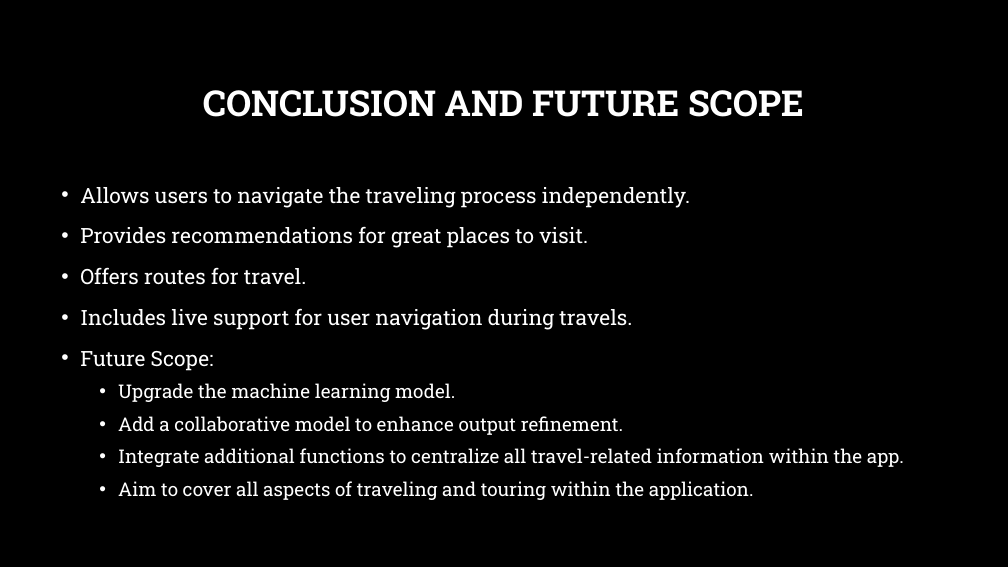
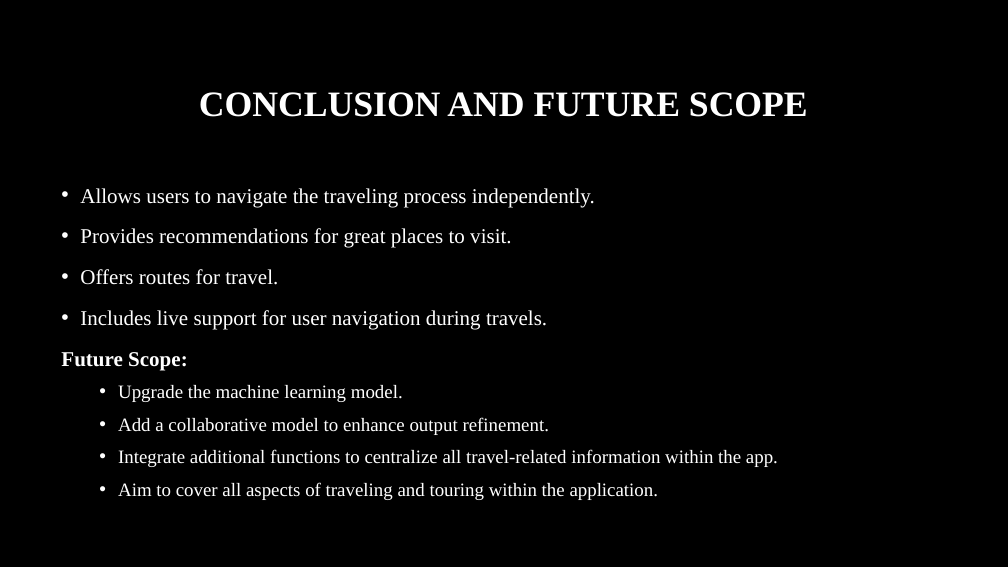
Before and after one commit to Dibya-Bharat/Major_project, a slide deck: slide 15 of Report/Tourism Recommendation Application.pptx. Drawn at 1008x567 pixels with LibreOffice and Linux fonts; fonts in the diff are those of the drawing; background and template pictures are left out. Boxes give left, top, right and bottom in pixels: in the first picture for what was removed or moved away, otherwise in the second. Text is boxed around its words. In the diff, an @@ line names an element or a change of style, - is before the commit and + after.

```diff
--- a/Report/Tourism Recommendation Application.pptx
+++ b/Report/Tourism Recommendation Application.pptx
@@ title "CONCLUSION AND FUTURE SCOPE" at [199, 92, 808, 117]: font Roboto Slab to Times New Roman @@
@@ text "Allows users to navigate the ..." at [61, 188, 778, 500]: font Roboto Slab to Times New Roman; bold on in "Future Scope:"; bullet • to none @@
```
Also in this commit, not shown: 11 other slides changed, 3 slides added, 3 slides removed.
